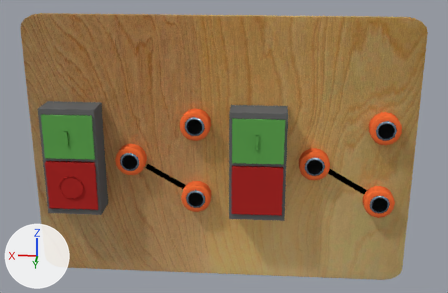
An edit to the Blender file SecuenciaLabSimulator/Assets/Prefabs/2.blend, drawn before and after from the same camera.
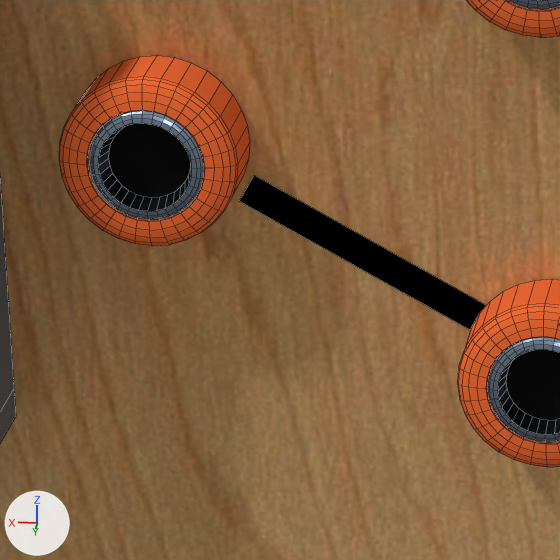
The first picture shows the older version from a 50 mm camera at (-0.86, 10.76, 3.91) aimed at (-0.09, 0.21, 0.2). The close-ups show both versions on the part from 24% to 44% of the width and 46% to 78% of the height of that picture; other places that the commit changed are outside them. The lights are fixed; the arrows at lower left show +X, +Y and +Z. The close-ups show mesh edges as thin lines.

Names of what the first close-up shows: 'BaseModulo2', 'BotonesCuadradosIzquierda', 'EntradaPlugAnaranjado1', 'EntradaPlugAnaranjado2', 'EntradaPlugAnaranjado3', 'PlanoConectorIzquierdo'.
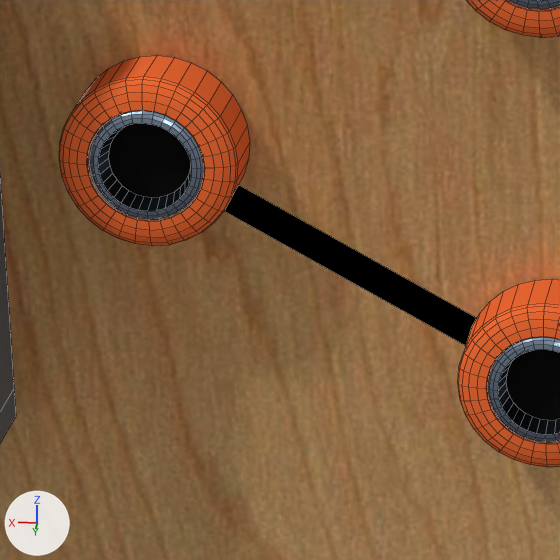
Pixel boxes [x1, y1, x2, y2] of what changed, in the close-ups (560 x 560 px):
'PlanoConectorIzquierdo', reshaped, moved, turned, rescaled: before [240, 176, 486, 330]; after [225, 185, 477, 346]

The change, as a diff of the scene's bpy script:
```diff
--- a/SecuenciaLabSimulator/Assets/Prefabs/2.blend.py
+++ b/SecuenciaLabSimulator/Assets/Prefabs/2.blend.py
@@ me_plane @@
 me_plane.from_pydata(...)  # 4 vertices, 1 face; spans x -1.0..1.0, y -1.0..1.0, z 0.0
 # used by ob_planoconectorizquierdo; parent = ob_basemodulo2; location = (0.948, 0.0756, 2.657); rotation_euler = (1.571, -0.525, 0.0), in degrees (90, -30, 0); scale = (0.5, 0.05, 1.0)
 # verts and faces of me_plane; kept vertices keep their numbers, new ones are numbered from 4
 # before: 0 (-1.0, -1.0, 0.0), 1 (1.0, -1.0, 0.0) at pixel (239, 201), 2 (-1.0, 1.0, 0.0), 3 (1.0, 1.0, 0.0) at pixel (254, 175)
+# me_plane part 1
+delete_vertices([*range(0, 4)])  # with the faces that use them
+verts[4] = (-1.0, -1.0, -1.0)
+verts[5] = (-1.0, -1.0, 1.0)
+verts[6] = (-1.0, 1.0, -1.0)
+verts[7] = (-1.0, 1.0, 1.0)
+for new, old in zip([*range(8, 12)], [*range(4, 8)]): verts[new] = verts[old] + (2.0, 0.0, 0.0)
+faces += [(4, 5, 7, 6), (6, 7, 11, 10), (8, 10, 11, 9), (4, 8, 9, 5), (4, 6, 10, 8), (5, 9, 11, 7)]
 me_plane.materials.append(mat_lestras)
@@ ob_planoconectorizquierdo @@
 ob_planoconectorizquierdo = bpy.data.objects.new('PlanoConectorIzquierdo', me_plane)
-ob_planoconectorizquierdo.parent = ob_basemodulo2
-ob_planoconectorizquierdo.matrix_parent_inverse = Matrix(((0.286, 0.0, 0.0, -0.00339), (0.0, 13.33, 0.0, 0.0603), (0.0, 0.0, 0.4, -1.268), (0.0, 0.0, 0.0, 1.0)))
-ob_planoconectorizquierdo.location = (0.948, 0.0756, 2.657)
-ob_planoconectorizquierdo.rotation_euler = (1.571, -0.525, 0.0)  # degrees (90, -30, 0)
-ob_planoconectorizquierdo.scale = (0.5, 0.05, 1.0)
+ob_planoconectorizquierdo.location = (1.072, 0.0719, -0.499)
+ob_planoconectorizquierdo.rotation_euler = (0.0, 1.047, 0.0)  # degrees (0, 60, 0)
+ob_planoconectorizquierdo.scale = (0.05, 0.005, 0.5)
```
